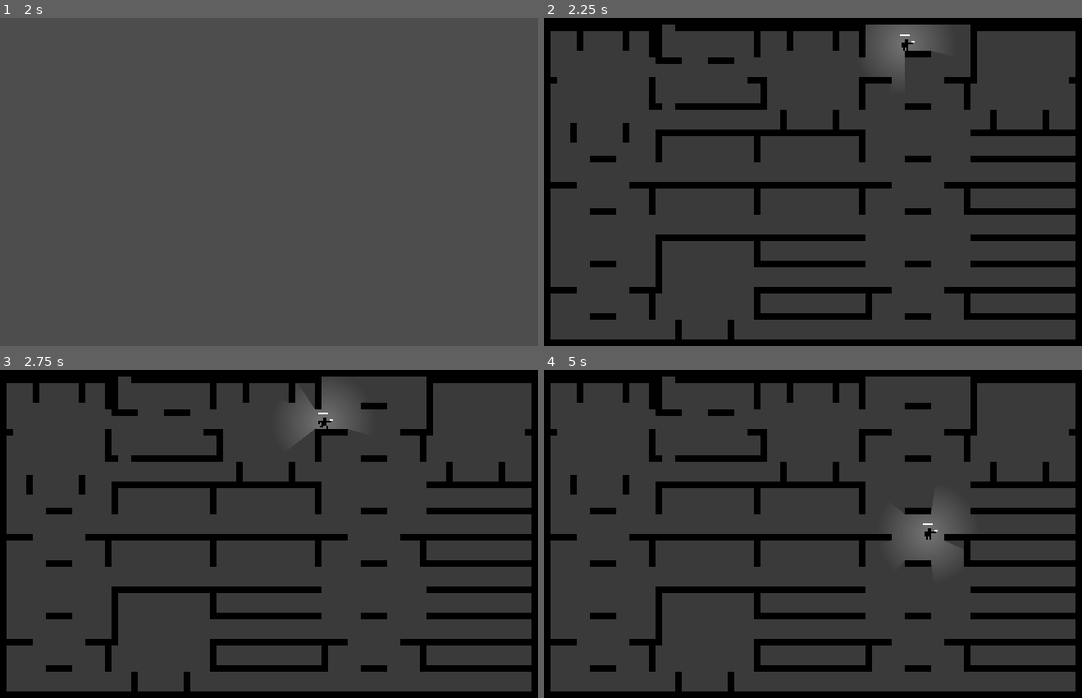
Above: before the commit, frames 1-4 (two rows, left to right).
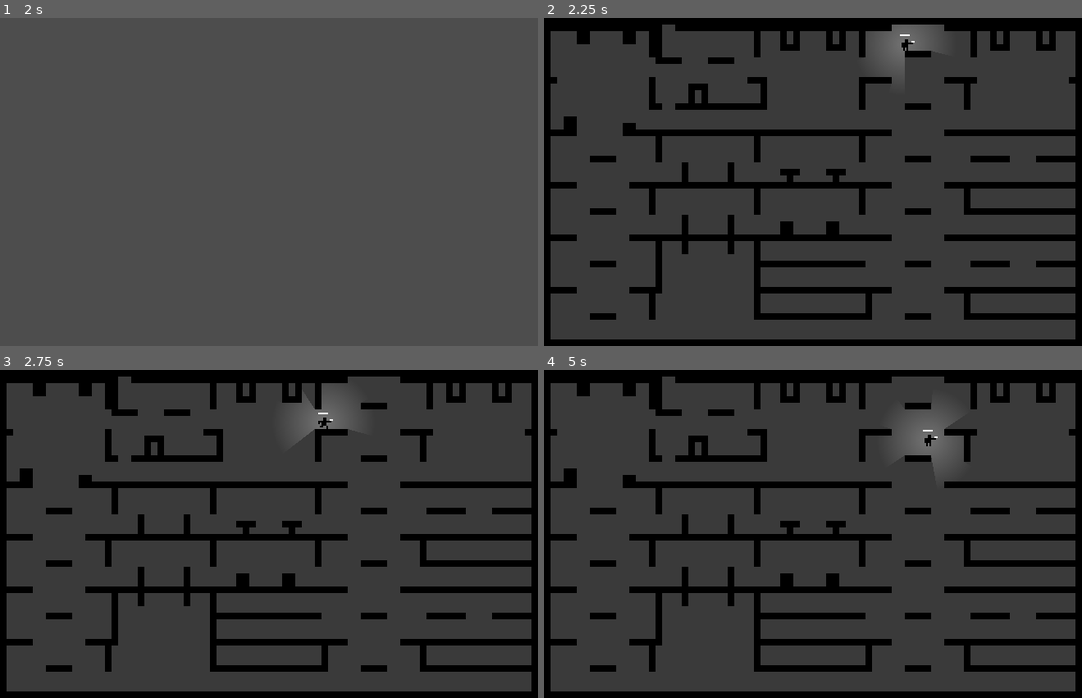
Above: after the commit, the same moments.

Repository: the-alex-g/goblin_guns
Game: Godot game, scene res://menus/join_menu.tscn
Same seed, same stepped clock (60 frames per second), same inputs: the game is played once before the commit and once after it.
Inputs (mouse positions are in pixels of both pictures, inside the frame that each line leads up to):
- Up to frame 1 (2 s): tap Enter at 0.5 s; move the mouse to (387, 165) at 0.52 s; press the mouse at (387, 165) at 0.53 s; hold D (right) from 0.53 s (still down); tap Space (jump) at 0.77, 1.25, 1.52 s; move the mouse to (161, 198) at 1.27 s; release the mouse at (161, 198) at 1.28 s; tap Shift (sneak) at 1.35 s
- Up to frame 2 (2.25 s): tap Enter at 2, 2.1 s; move the mouse to (866, 109) at 2.02 s; release D (right) at 2.03 s; hold A (left) from 2.03 s (still down)
- Up to frame 3 (2.75 s): keep holding A (left)
- Up to frame 4 (5 s): move the mouse to (786, 599) at 2.77 s; release A (left) at 2.78 s; hold D (right) 2.78-4.28 s; click (786, 599) at 2.85 s; tap Space (jump) at 3.02, 3.77, 4.25, 4.52 s; move the mouse to (974, 583) at 3.52 s; hold Shift (sneak) 3.53-4.28 s; move the mouse to (651, 484) at 4.27 s; hold A (left) from 4.28 s (still down); tap Enter at 4.35 s

Frame 1 is identical in both runs. In frame 2, 3.7% of the frame differs, in the area x 1-96%, y 2-98%; in frame 3, 3.7%; in frame 4, 6.4%.

Commit message:
Add decorations

Diff:
--- a/project/main/main.gd
+++ b/project/main/main.gd
@@ -146,10 +146,14 @@
 				var c = line[i]
 				if c == "?":
 					i += 1
-					if randf() < 0.5:
-						room.append(_false)
-					else:
-						room.append(_get_type(line[i]))
+					var next := _get_type(line[i])
+					room.append(
+						func(pos: Vector2i):
+							if randf() < 0.5:
+								return false
+							else:
+								return next.call(pos)
+					)
 				elif c == "!":
 					i += 1
 					room.append(
@@ -162,7 +166,7 @@
 					room.append(_get_type(line[i]))
 				i += 1
 			if chars != size:
-				push_warning("irregular line length %d in %s" % [chars, file_name])
+				push_warning("irregular line length %d in %s line %d" % [chars, file_name, lines])
 				file.close()
 				return []
 	file.close()
Not shown, added: project/main/decorations/large_box.txt
Not shown, added: project/main/decorations/short_spire.txt
Not shown, added: project/main/decorations/small_box.txt
Not shown, added: project/main/decorations/table.txt
Not shown, changed: project/main/rooms/stacked_corridors.txt
Not shown, changed: project/main/rooms/stacked_rooms.txt
Not shown, changed: project/main/stairs/basic_staircase.txt
Not shown, changed: project/main/stairs/ductwork_room.txt
